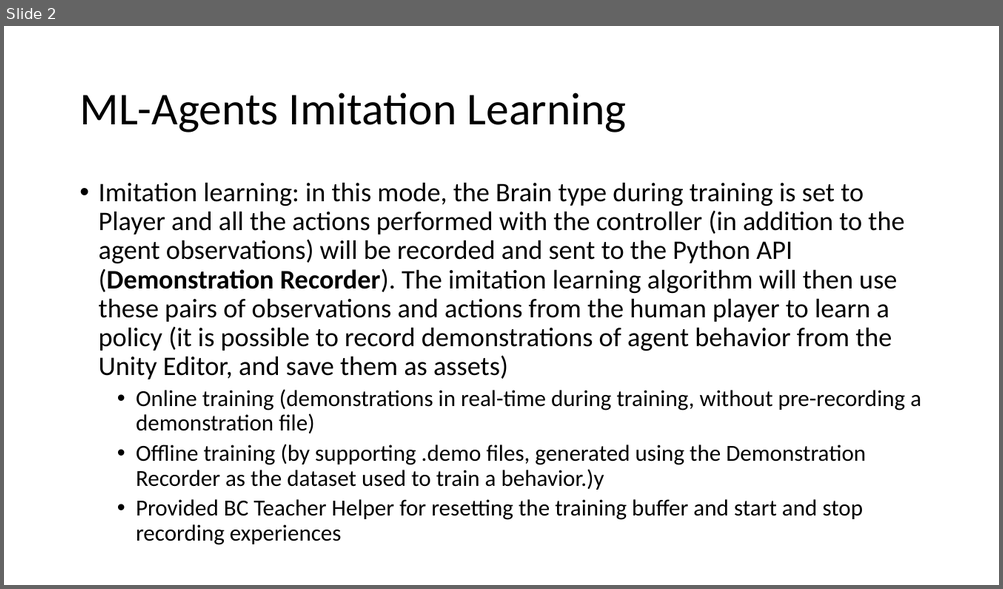
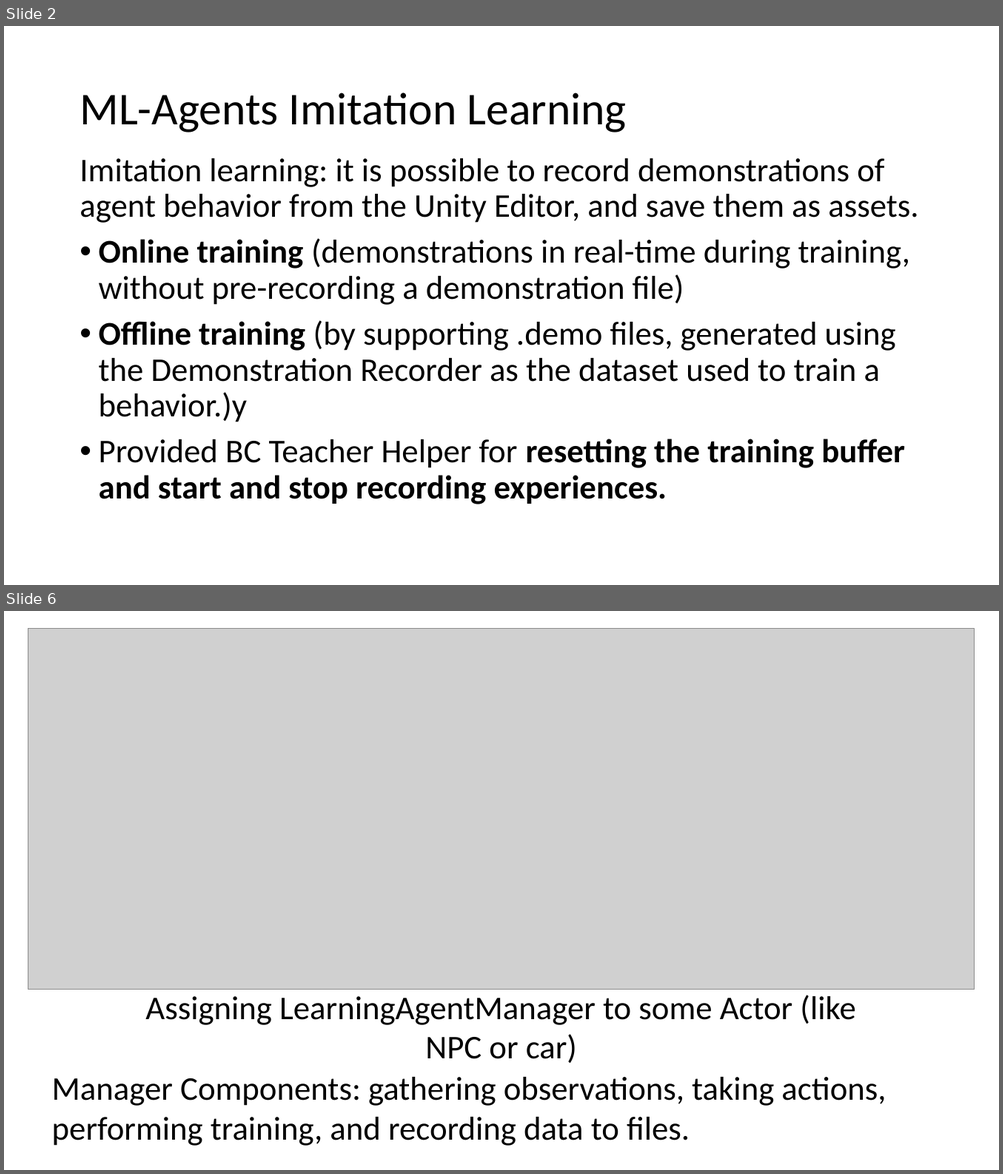
Before and after one commit to ztsv-av/xr_ml, a slide deck: unity-vs-unreal.pptx. Shown one above the other, each under a label of ours: slide 2 before the commit, slides 2 and 6 after it; the slides between them are not shown. The pictures are 1003x589 and 1003x1174 pixels, drawn with LibreOffice and Linux fonts; fonts in the diff are those of the drawing; grey boxes stand for pictures. Boxes give left, top, right and bottom in pixels: in the first picture for what was removed or moved away, otherwise in the second. Text is boxed around its words. In the diff, an @@ line names an element or a change of style, - is before the commit and + after.

```diff
--- a/unity-vs-unreal.pptx
+++ b/unity-vs-unreal.pptx
@@ slide 6 added at (4, 611, 999, 1170), background #FFFFFF @@
@@ picture added at (28, 628, 975, 989) @@
@@ text added at (145, 995, 855, 1063), 32 pt, text #000000 @@
+Assigning LearningAgentManager to some Actor (like NPC or car)
@@ text added at (52, 1077, 885, 1146), 32 pt, text #000000 @@
+Manager Components: gathering observations, taking actions, performing training, and recording data to files.
@@ slide 2 changed as well @@
@@ text "Imitation learning: it is possible ...": place and size @@
-text "Imitation learning: it is possible ..." at (99, 182, 921, 545)
+text "Imitation learning: it is possible ..." at (79, 158, 918, 505)
@@ text at (79, 158, 918, 223): text changed; size 25.9 to 32 pt @@
-• Imitation learning: in this mode, the Brain type during training is set to Player and all the actions performed with the controller (in addition to the agent observations) will be recorded and sent to the Python API (Demonstration Recorder). The imitation learning algorithm will then use these pairs of observations and actions from the human player to learn a policy (it is possible to record demonstrations of agent behavior from the Unity Editor, and save them as assets)
+Imitation learning: it is possible to record demonstrations of agent behavior from the Unity Editor, and save them as assets.
@@ text at (99, 238, 910, 423): size 22.2 to 32 pt in "Online training (demonstrations in real-time during training ...", "Offline training (by supporting .demo files, generated ..."; bold on in "Online training", "Offline training"; list level 2 to 1 in "Online training (demonstrations in real-time ..."; list level 2 to 1 in "Offline training (by supporting .demo ..." @@
@@ text at (99, 439, 905, 505): text changed; size 22.2 to 32 pt; bold on @@
-  • Provided BC Teacher Helper for resetting the training buffer and start and stop recording experiences
+• Provided BC Teacher Helper for resetting the training buffer and start and stop recording experiences.
```
Also in this commit, not shown: 4 other slides changed, 5 other slides added.
